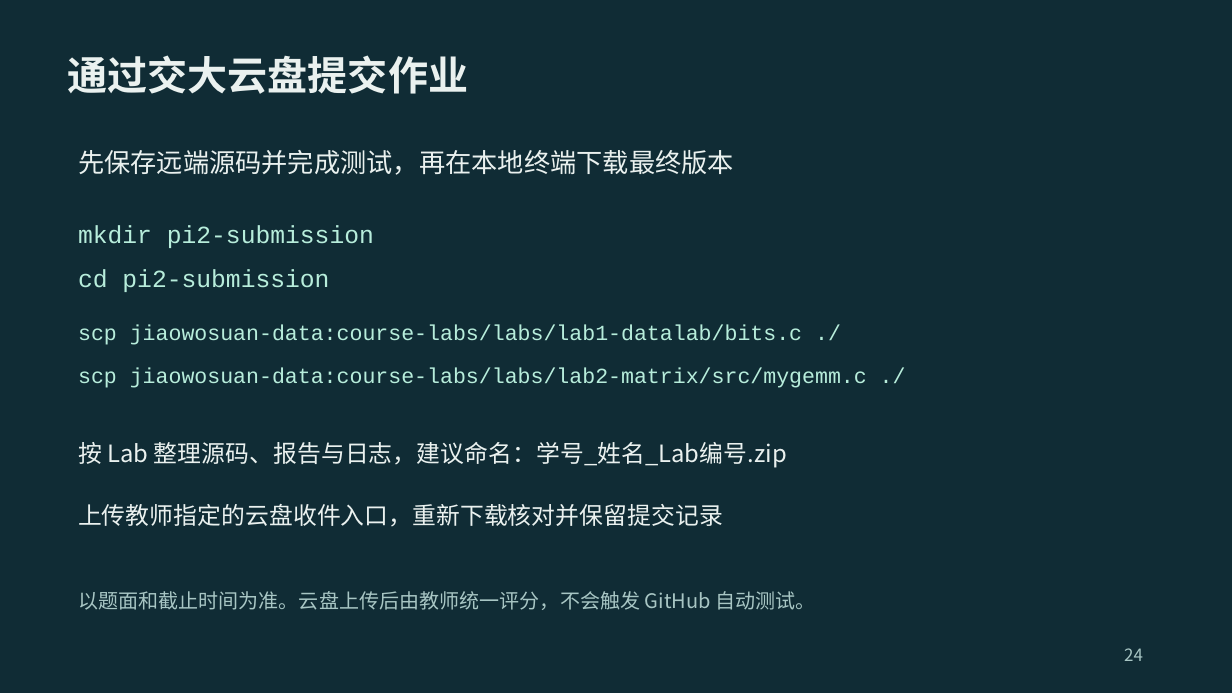
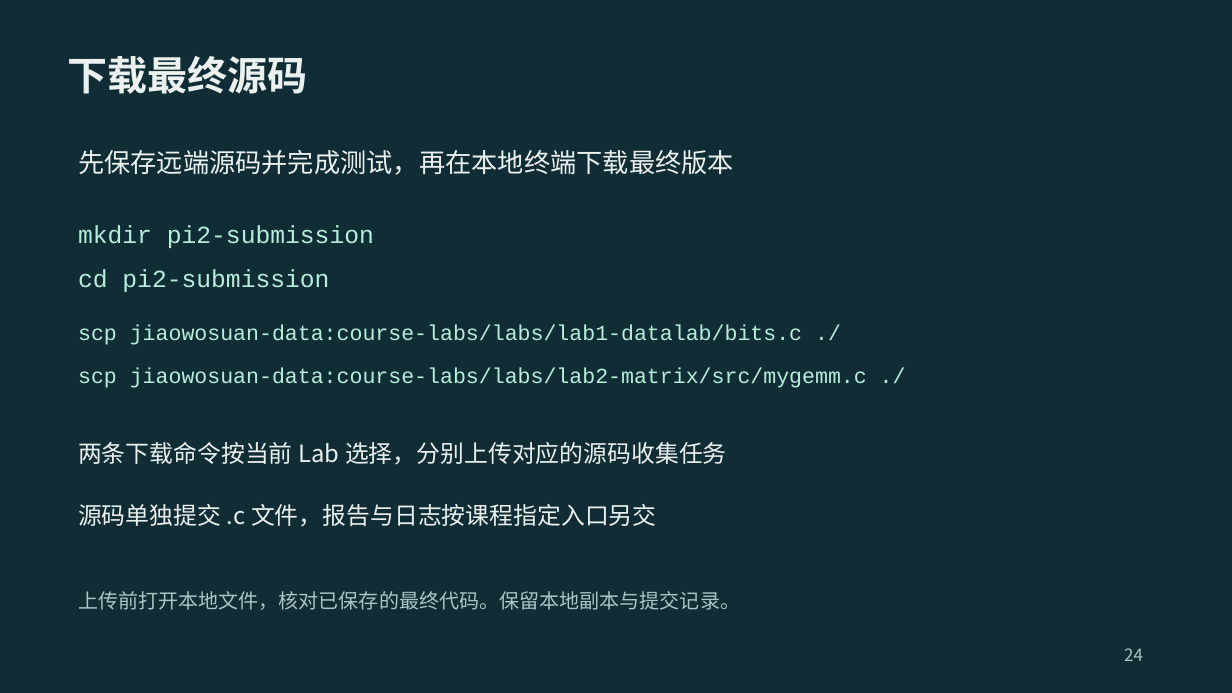
Before and after one commit to 2026-fall-calabs/calabs-2026-fall-starter, a slide deck: slide 24 of docs/交我算平台Lab运行指南-学生版.pptx. Drawn at 1232x693 pixels with LibreOffice and Linux fonts; fonts in the diff are those of the drawing. Boxes give left, top, right and bottom in pixels: in the first picture for what was removed or moved away, otherwise in the second. Text is boxed around its words. In the diff, an @@ line names an element or a change of style, - is before the commit and + after.

```diff
--- a/docs/交我算平台Lab运行指南-学生版.pptx
+++ b/docs/交我算平台Lab运行指南-学生版.pptx
@@ text at (68,56,308,94): text changed @@
-通过交大云盘提交作业
+下载最终源码
@@ text at (78,442,727,465): text changed @@
-按 Lab 整理源码、报告与日志，建议命名：学号_姓名_Lab编号.zip
+两条下载命令按当前 Lab 选择，分别上传对应的源码收集任务
@@ text at (78,504,657,527): text changed @@
-上传教师指定的云盘收件入口，重新下载核对并保留提交记录
+源码单独提交 .c 文件，报告与日志按课程指定入口另交
@@ text at (78,591,740,610): text changed @@
-以题面和截止时间为准。云盘上传后由教师统一评分，不会触发 GitHub 自动测试。
+上传前打开本地文件，核对已保存的最终代码。保留本地副本与提交记录。
```
Also in this commit, not shown: 2 other slides changed, 3 slides added, 5 other files.
